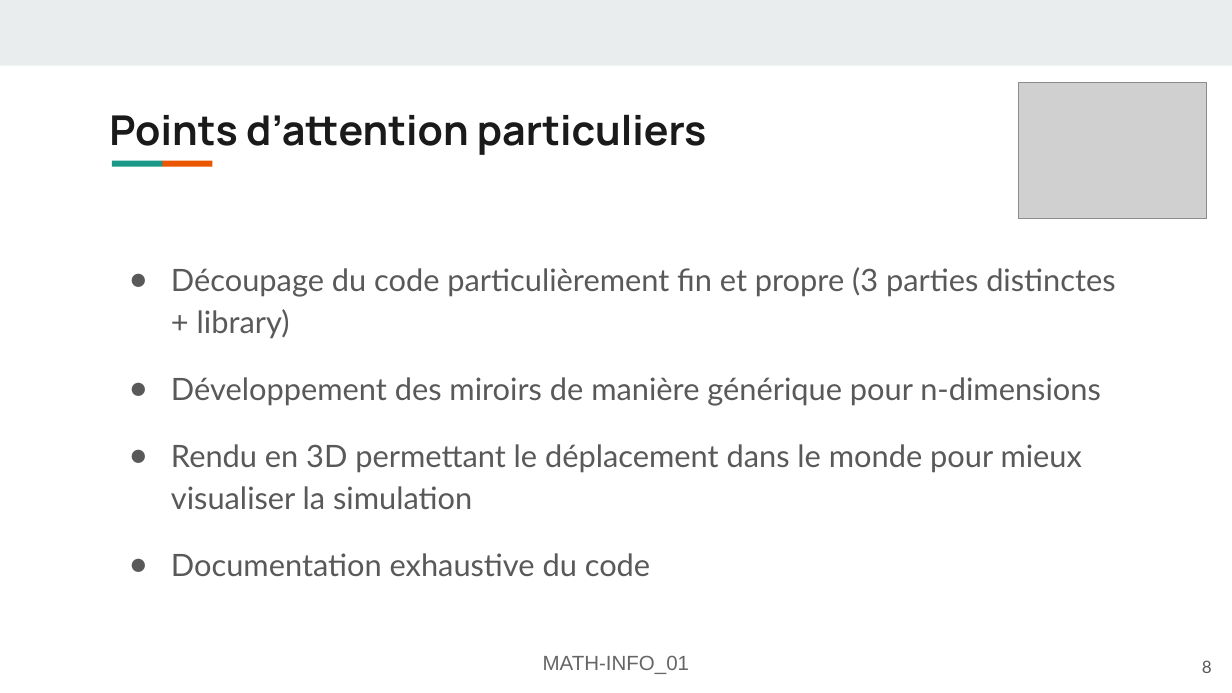
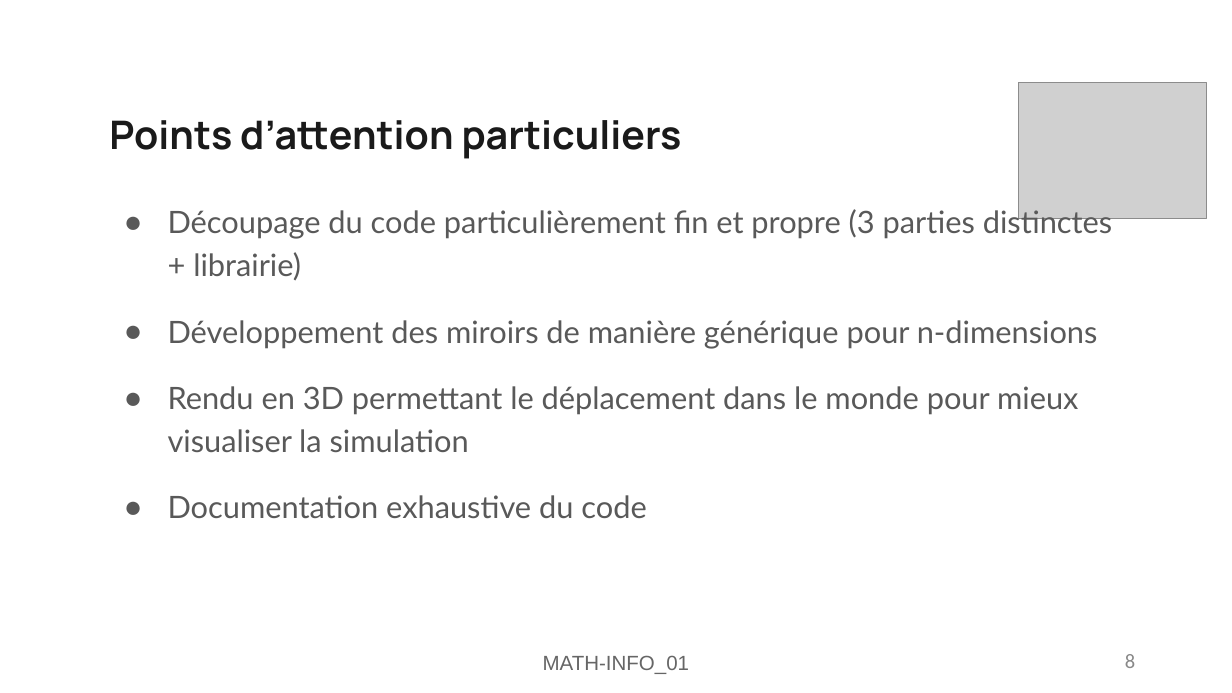
Before and after one commit to FlashOnFire/MirrorVerse, a slide deck: slide 8 of project_managment/pres2/MATH-INFO_01-Présentation-mirror-verse.odp. Drawn at 1232x693 pixels with LibreOffice and Linux fonts; fonts in the diff are those of the drawing; grey boxes stand for pictures. Boxes give left, top, right and bottom in pixels: in the first picture for what was removed or moved away, otherwise in the second. Text is boxed around its words. In the diff, an @@ line names an element or a change of style, - is before the commit and + after.

```diff
--- a/project_managment/pres2/MATH-INFO_01-Présentation-mirror-verse.odp
+++ b/project_managment/pres2/MATH-INFO_01-Présentation-mirror-verse.odp
@@ rectangle removed at (0,0,1232,65) @@
@@ title "Points d’attention particuliers" at (109,120,682,159): size 24.1 to 23 pt; line spacing 0.9 to 1 @@
@@ rectangle removed at (112,160,163,166) @@
@@ rectangle removed at (161,160,212,166) @@
@@ text "Découpage du code particulièrement fin ...": place and size @@
-text "Découpage du code particulièrement fin ..." at (171,267,1115,576)
+text "Découpage du code particulièrement fin ..." at (168,206,1112,518)
@@ text at (168,206,1112,280): text changed @@
-● Découpage du code particulièrement fin et propre (3 parties distinctes + library)
+● Découpage du code particulièrement fin et propre (3 parties distinctes + librairie)
@@ text at (168,320,1098,518): indent changed @@
@@ page number: place and size @@
-page number at (1202,660,1212,673)
+page number at (1125,654,1135,668)
@@ page number at (1125,654,1135,668): size 10 to 12 pt, font Lato to Calibri, text colour #595959 to #898989 @@
```
Also in this commit, not shown: 11 other slides changed, 5 other files.
